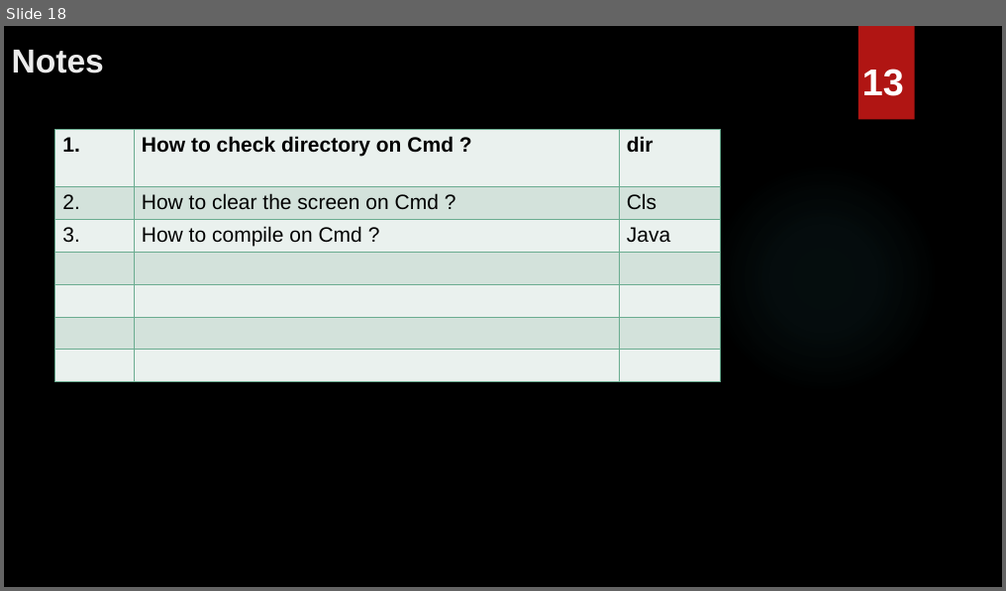
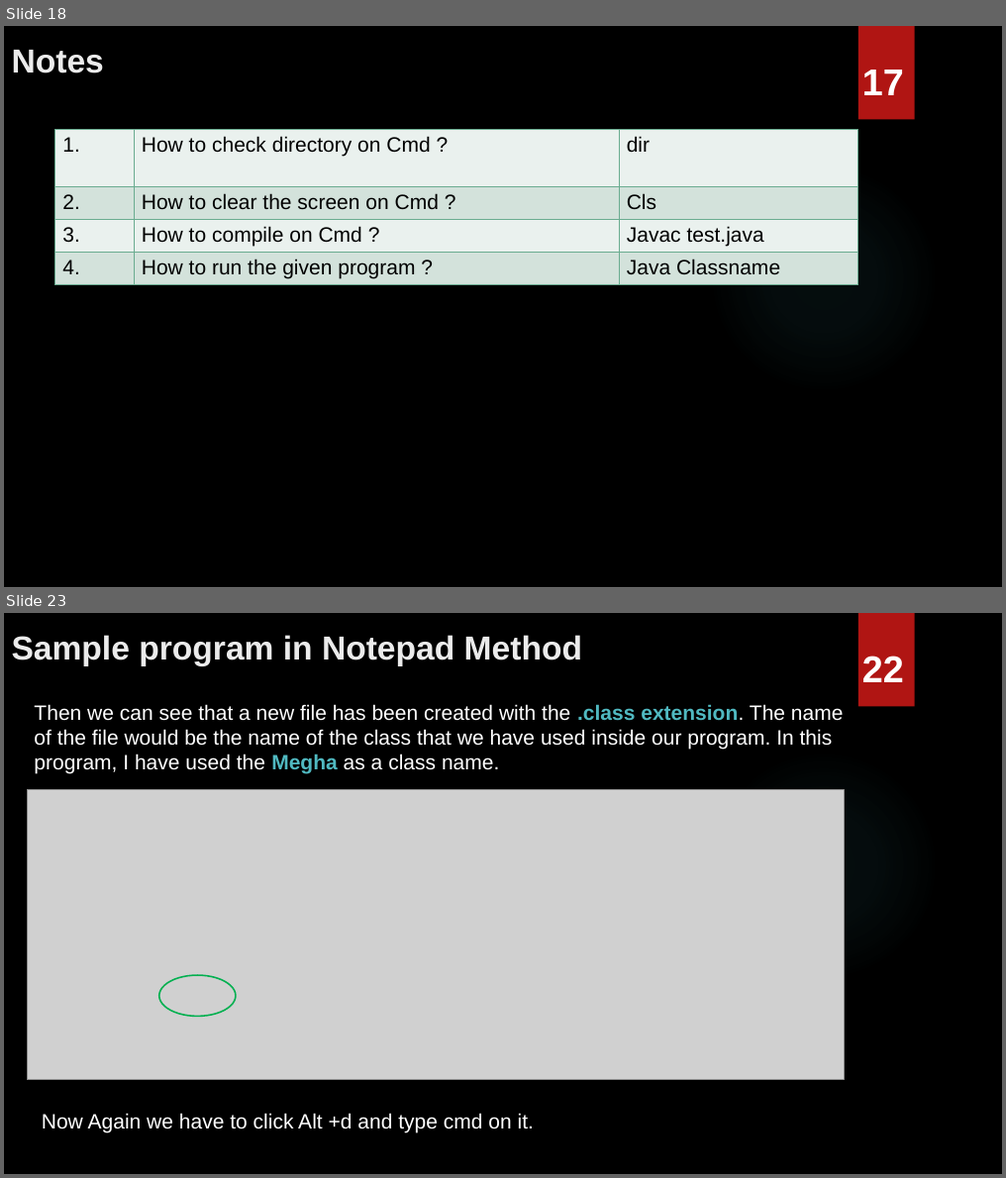
Before and after one commit to MeghaM-A/Java, a slide deck: Java.pptx. Shown one above the other, each under a label of ours: slide 18 before the commit, slides 18 and 23 after it; the slides between them are not shown. The pictures are 1006x591 and 1006x1178 pixels, drawn with LibreOffice and Linux fonts; fonts in the diff are those of the drawing; grey boxes stand for pictures; background and template pictures are left out. Boxes give left, top, right and bottom in pixels: in the first picture for what was removed or moved away, otherwise in the second. Text is boxed around its words. In the diff, an @@ line names an element or a change of style, - is before the commit and + after.

```diff
--- a/Java.pptx
+++ b/Java.pptx
@@ slide 23 added at [4, 613, 1002, 1174], background picture (left out); not listed: 2 template elements that a slide beside it also shows @@
@@ title added at [12, 635, 582, 666], 32 pt, text #EBEBEB, bold @@
+Sample program in Notepad Method
@@ text added at [862, 656, 904, 682], 36 pt, text #FFFFFF, bold @@
+22
@@ text added at [34, 704, 844, 774], 20 pt, text #FFFFFF @@
+Then we can see that a new file has been created with the .class extension. The name of the file would be the name of the class that we have used inside our program. In this program, I have used the Megha as a class name.
@@ picture added at [27, 789, 845, 1080] @@
@@ ellipse added at [159, 975, 236, 1017], outline #00B050 1.5 pt @@
@@ text added at [42, 1113, 534, 1133], 20 pt, text #FFFFFF @@
+Now Again we have to click Alt +d and type cmd on it.
@@ slide 18 changed as well @@
@@ text at [862, 70, 904, 95]: text changed @@
-13
+17
@@ table at [55, 130, 858, 285] @@
-row 3: 3. | How to compile on Cmd ? | Java
-row 4:  |  | 
-row 5:  |  | 
-row 6:  |  | 
-row 7:  |  | 
+row 3: 3. | How to compile on Cmd ? | Javac test.java
+row 4: 4. | How to run the given program ? | Java Classname
@@ table: place and size @@
-table at [55, 130, 721, 382]
+table at [55, 130, 858, 285]
```
Also in this commit, not shown: 11 other slides changed, 7 other slides added.
